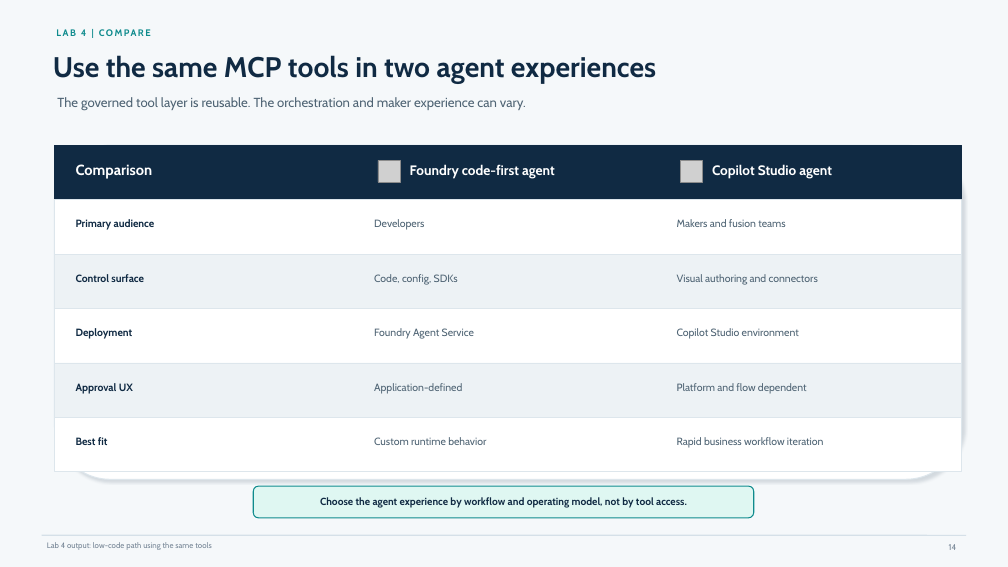
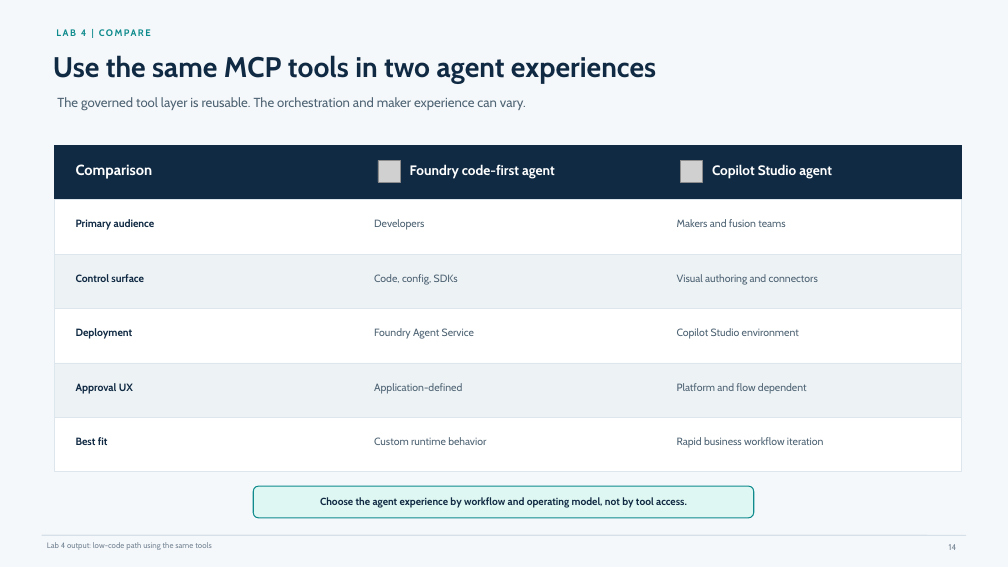
Before and after one commit to yurilausberg/foundry-apim-mcp-workshop, a slide deck: slide 14 of docs/foundry-apim-mcp-workshop.pptx. Drawn at 1008x567 pixels with LibreOffice and Linux fonts; fonts in the diff are those of the drawing; grey boxes stand for pictures. Boxes give left, top, right and bottom in pixels: in the first picture for what was removed or moved away, otherwise in the second. Text is boxed around its words. In the diff, an @@ line names an element or a change of style, - is before the commit and + after.

```diff
--- a/docs/foundry-apim-mcp-workshop.pptx
+++ b/docs/foundry-apim-mcp-workshop.pptx
@@ rounded rectangle removed at bbox=[54, 145, 962, 479] @@
```
